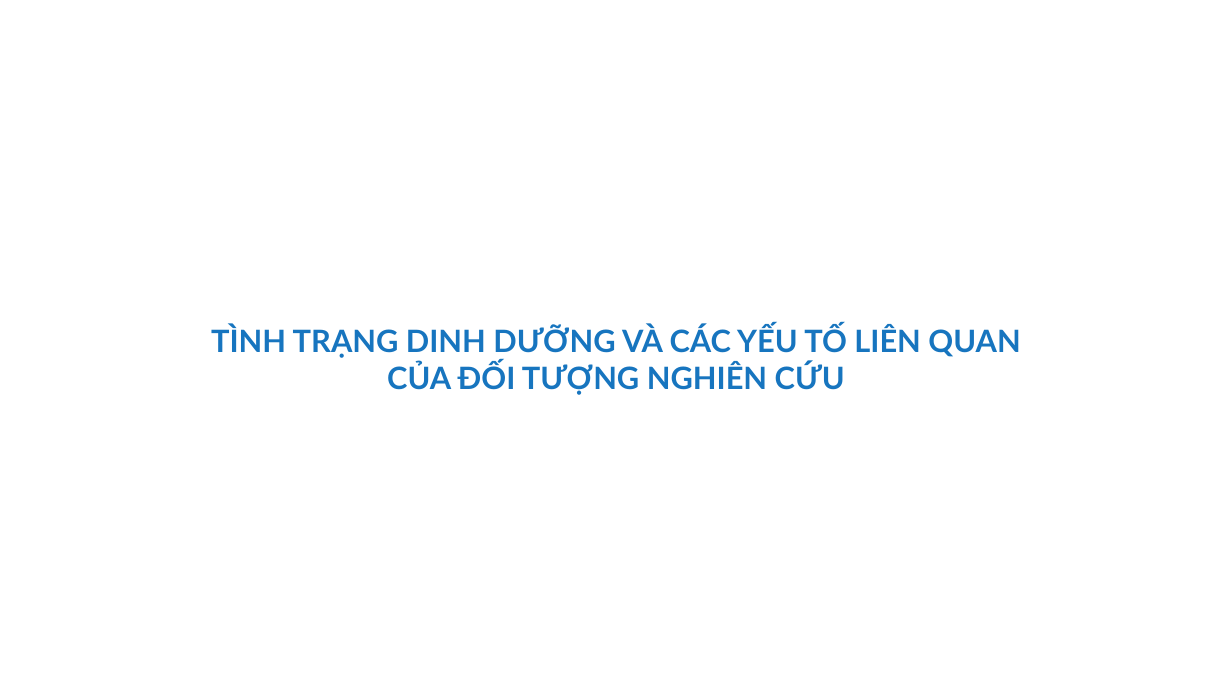
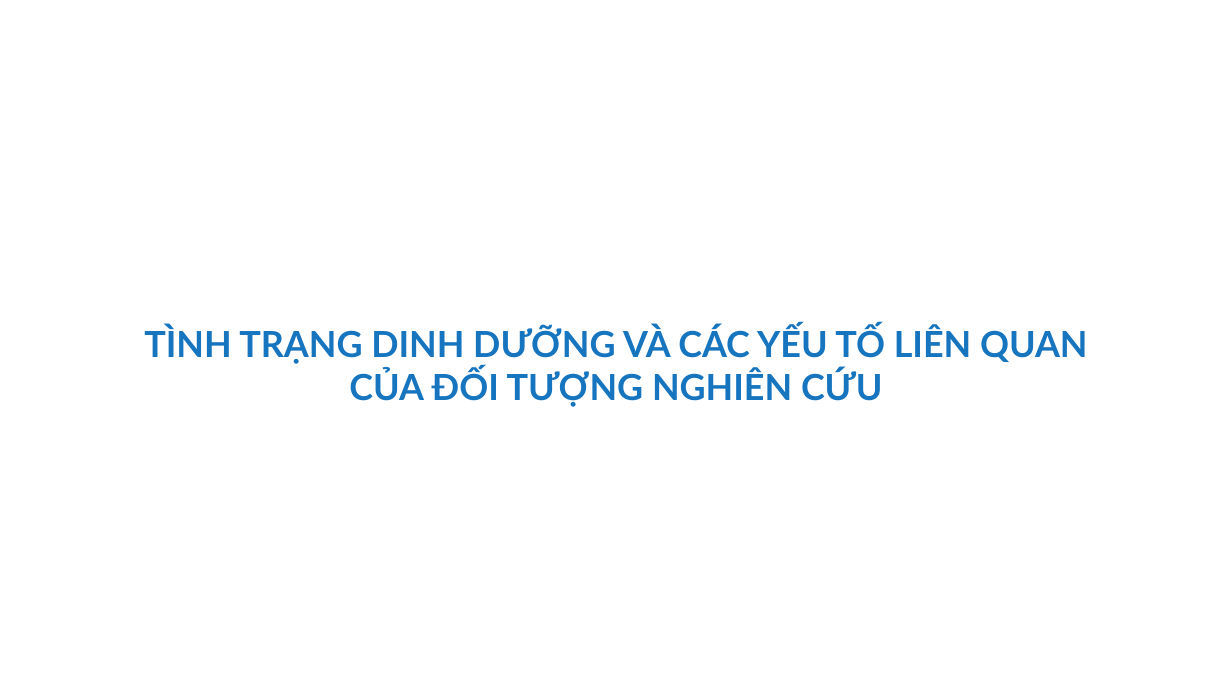
Before and after one commit to MedPocket/HPMUGraduation-thesis, a slide deck: slide 42 of Thuc-trang-va-mot-so-yeu-to-lien-quan-dinh-duong-BN-lao-phoi_Nhat-Nguyen.pptx (slide 34 before the commit). Drawn at 1232x693 pixels with LibreOffice and Linux fonts; fonts in the diff are those of the drawing; background and template pictures are left out. Boxes give left, top, right and bottom in pixels: in the first picture for what was removed or moved away, otherwise in the second. Text is boxed around its words. In the diff, an @@ line names an element or a change of style, - is before the commit and + after.

```diff
--- a/Thuc-trang-va-mot-so-yeu-to-lien-quan-dinh-duong-BN-lao-phoi_Nhat-Nguyen.pptx
+++ b/Thuc-trang-va-mot-so-yeu-to-lien-quan-dinh-duong-BN-lao-phoi_Nhat-Nguyen.pptx
@@ text "TÌNH TRẠNG DINH DƯỠNG VÀ ...": place and size @@
-text "TÌNH TRẠNG DINH DƯỠNG VÀ ..." at <box>211,325,1020,395</box>
+text "TÌNH TRẠNG DINH DƯỠNG VÀ ..." at <box>144,326,1088,407</box>
@@ text "TÌNH TRẠNG DINH DƯỠNG VÀ ..." at <box>144,326,1088,407</box>: size 24 to 28 pt @@
```
Also in this commit, not shown: 34 other slides changed, 8 slides added, 7 slides removed.
